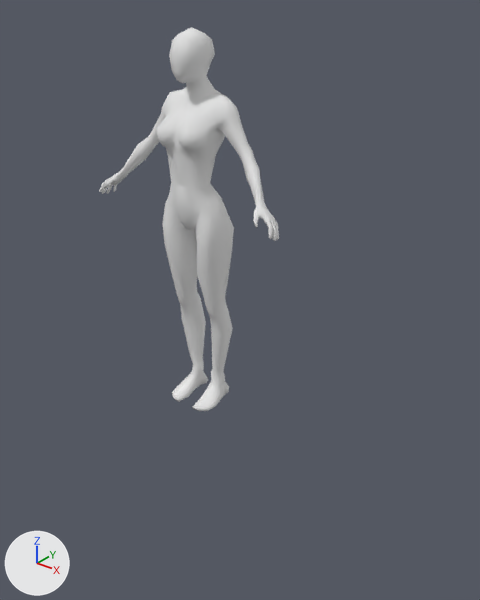
Before and after pictures for a commit that changed the FBX model build/data/model/character.FBX.
Camera for both pictures: a camera (50 mm lens) standing at (1.78, -1.92, 1.76) and looking at (0.09, 0.18, 0.46). The axes (+X, +Y, +Z) are drawn at lower left. The lights are the same throughout. Where no turn or scale is listed for an object, it has been applied to the vertices.
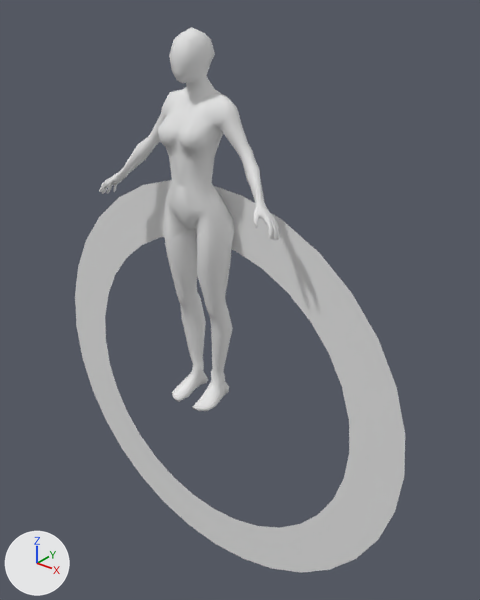
The newer file is also turned or shifted as a whole; pictures and numbers use the older file's frame.

Pixel boxes (x1, y1, x2, y2) of what changed, in the pictures (480 x 600 px):
'ChracterRootVisual', added
    after: (75, 180, 405, 573)

What the commit changed:
Mesh me_circle_001 is new.
It has 64 vertices, 64 faces and spans x -1.0..1.0, y 0.0, z -1.0..1.0.
Object 'ChracterRootVisual' (ob_chracterrootvisual) is new; it shows me_circle_001.
Its location is (0.0, 0.082, 0.0).
